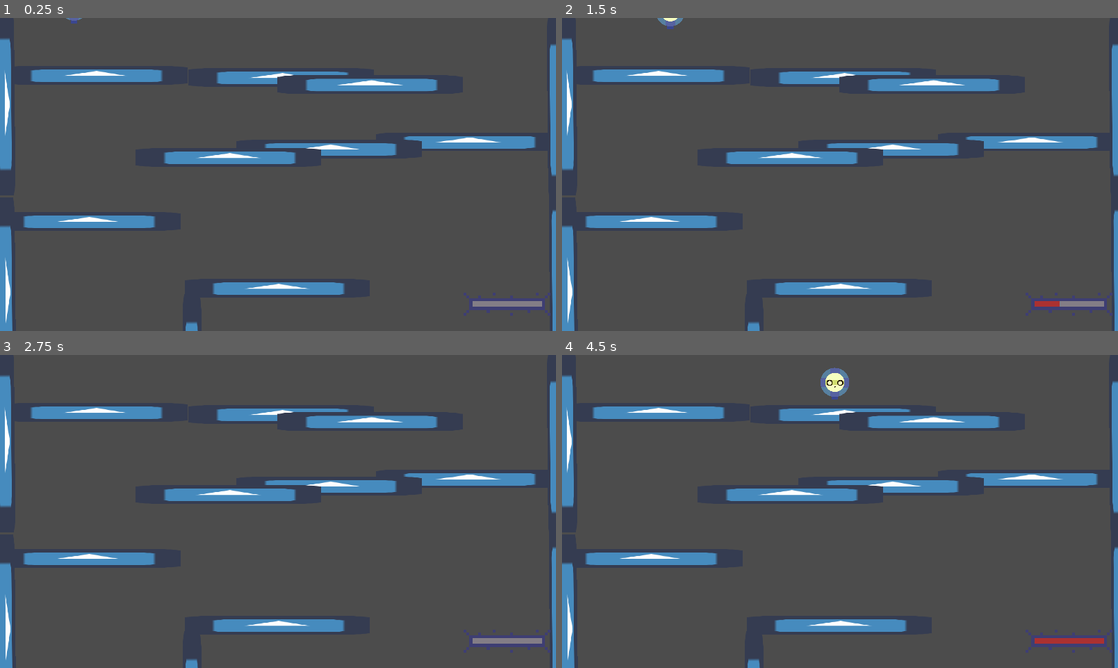
Above: before the commit, frames 1-4 (two rows, left to right).
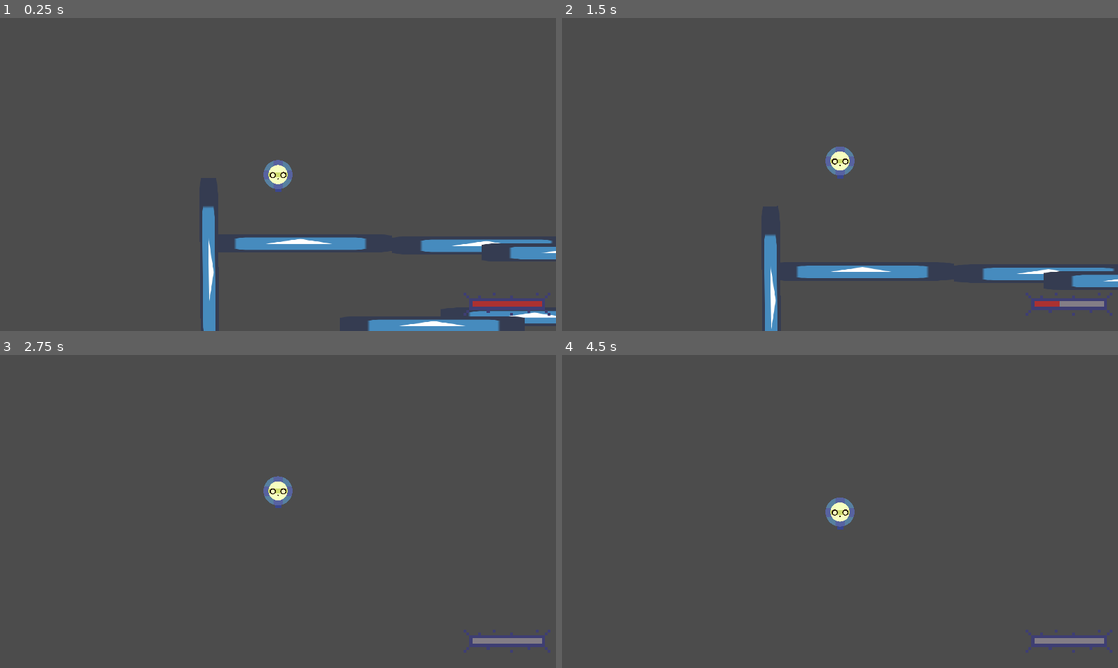
Above: after the commit, the same moments.

Repository: KoshakiDev/GodotWildJam13Mar2021
Game: Godot game, scene res://Levels/DebugLevel.tscn
Same seed, same stepped clock (60 frames per second), same inputs: the game is played once before the commit and once after it. The engine's default icon, where the game draws it, is replaced by a stand-in: a white triangle on a blue panel in a dark square.
Inputs:
- Up to frame 1 (0.25 s): no input
- Up to frame 2 (1.5 s): hold Right (move_right) 0.53-1.28 s; tap Space (use_module_1) at 0.6, 1.35 s; hold Left (move_left) from 1.28 s (still down)
- Up to frame 3 (2.75 s): release Left (move_left) at 2.03 s; hold Right (move_right) from 2.03 s (still down); tap Space (use_module_1) at 2.1 s
- Up to frame 4 (4.5 s): tap Space (use_module_1) at 2.85, 3.6, 4.35 s; release Right (move_right) at 3.53 s; hold Left (move_left) from 3.53 s (still down)

The runs differ from the first frame. In frame 1, 14% of the frame differs, in the area x 0-100%, y 0-100%; in frame 2, 12%; in frame 3, 9.4%; in frame 4, 10%.

Commit message:
weight has higher impact; code cleanup

Diff:
--- a/Entities/Player/Player.gd
+++ b/Entities/Player/Player.gd
@@ -10,20 +10,35 @@
 
 var on_ground: bool = false
 
+
+onready var module_manager := $ModuleManager
+onready var base_weight := weight
+
+
 func _physics_process(delta):
 	if max_linear_velocity.x >= 0:
 		linear_velocity.x = min(linear_velocity.x, max_linear_velocity.x)
 	if max_linear_velocity.y >= 0:
 		linear_velocity.y = min(linear_velocity.y, max_linear_velocity.y)
 
-	var hit_ground := test_motion(Vector2.DOWN * 5)
+	var hit_ground := test_motion(Vector2.DOWN * 1)
 
 	if not on_ground and hit_ground:
 		emit_signal("hit_ground")
 	elif on_ground and not hit_ground:
 		emit_signal("left_ground")
 	on_ground = hit_ground
+	if on_ground:
+		module_manager.refill_energy()
 
 func setup(hud: HUD):
-	$ModuleManager.connect("energy_changed", hud, "update_energy_bar")
-	connect("hit_ground", $ModuleManager, "refill_energy")
+	module_manager.connect("energy_changed", hud, "update_energy_bar")
+	module_manager.connect("registered_module", self, "update_mass")
+	module_manager.connect("removed_module", self, "update_mass")
+
+	connect("hit_ground", module_manager, "refill_energy")
+
+	module_manager.setup()
+
+func update_mass(_module):
+	weight = base_weight + module_manager.accumulated_weight
--- a/Entities/Player/Player.tscn
+++ b/Entities/Player/Player.tscn
@@ -1,9 +1,12 @@
-[gd_scene load_steps=34 format=2]
+[gd_scene load_steps=35 format=2]
 
 [ext_resource path="res://Modules/Head/PlayerHead.tscn" type="PackedScene" id=1]
 [ext_resource path="res://Entities/Player/Player.gd" type="Script" id=2]
 [ext_resource path="res://Modules/ModuleManager.gd" type="Script" id=3]
 [ext_resource path="res://Modules/Thruster/SmallThruster.tscn" type="PackedScene" id=4]
+
+[sub_resource type="PhysicsMaterial" id=30]
+bounce = 0.15
 
 [sub_resource type="AnimationNodeAnimation" id=1]
 animation = "Idle"
@@ -100,6 +103,8 @@
 resource_name = "Walk"
 
 [node name="Player" type="RigidBody2D"]
+mass = 0.75
+physics_material_override = SubResource( 30 )
 script = ExtResource( 2 )
 
 [node name="AnimationTree" type="AnimationTree" parent="."]
@@ -117,8 +122,6 @@
 
 [node name="Camera2D" type="Camera2D" parent="."]
 current = true
-limit_left = 0
-limit_top = 0
 smoothing_enabled = true
 smoothing_speed = 8.0
 
@@ -128,3 +131,6 @@
 [node name="PlayerHead" parent="ModuleManager" instance=ExtResource( 1 )]
 
 [node name="Thruster" parent="ModuleManager" instance=ExtResource( 4 )]
+
+[node name="EnergyRefillTimer" type="Timer" parent="ModuleManager"]
+one_shot = true
--- a/HUD/HUD.gd
+++ b/HUD/HUD.gd
@@ -7,4 +7,3 @@
 
 func update_energy_bar(energy: float, max_energy: float):
 	energy_bar.value = energy / max_energy * 100
-	print("Energy updated: %s / %s" % [energy, max_energy])
--- a/Levels/DebugLevel.gd
+++ b/Levels/DebugLevel.gd
@@ -1,7 +1,7 @@
 extends Node2D
 
 
-onready var hud := $HUD
+onready var hud := $CanvasLayer/HUD
 onready var player := $Player
 
 func _ready():
--- a/Levels/DebugLevel.tscn
+++ b/Levels/DebugLevel.tscn
@@ -59,13 +59,13 @@
 
 [node name="Player" parent="." instance=ExtResource( 2 )]
 position = Vector2( 255.943, -44.3199 )
-mass = 0.5
 gravity_scale = 3.0
 
-[node name="HUD" parent="." instance=ExtResource( 3 )]
+[node name="CanvasLayer" type="CanvasLayer" parent="."]
+
+[node name="HUD" parent="CanvasLayer" instance=ExtResource( 3 )]
 anchor_left = 0.0
 anchor_top = 0.0
 anchor_right = 1.0
 anchor_bottom = 1.0
-margin_right = 1920.0
-margin_bottom = 1080.0
+mouse_filter = 2
--- a/Modules/Head/PlayerHead.gd
+++ b/Modules/Head/PlayerHead.gd
@@ -10,8 +10,8 @@
 
 	var rotate_dir: float = Input.get_action_strength("rotate_right") - Input.get_action_strength("rotate_left")
 
-	owner.applied_force.x = dir * roll_speed
+#	owner.add_force(Vector2.ZERO, Vector2.RIGHT * dir * roll_speed)
 
 	if rotate_dir:
 #		if not owner.test_motion(Vector2.DOWN * 5):
-		owner.angular_velocity = lerp(owner.angular_velocity, rotate_dir * rotation_speed, rotation_accel)
+		owner.angular_velocity = lerp(owner.angular_velocity, rotate_dir * rotation_speed / owner.mass, rotation_accel)
--- a/Modules/Module.gd
+++ b/Modules/Module.gd
@@ -7,10 +7,10 @@
 	Active,
 }
 
-# The mass this module will add to the body
-export var mass: float = 0
+# The weight this module will add to the body
+export var weight: float = 0
 # The amount of energy this module reserves (reduces max_energy of the player).
-export var energey_reserved: float = 0
+export var energy_reserved: float = 0
 # The amount of energy this modules consumes when activated (only for active modules).
 export var energy_consumption: float = 0
 
--- a/Modules/ModuleManager.gd
+++ b/Modules/ModuleManager.gd
@@ -3,13 +3,15 @@
 
 # Emitted whenever the module energy changes.
 signal energy_changed(energy, max_energy)
+signal registered_module(module)
+signal removed_module(module)
 
 
 # Maximum energy.
 export var max_energy := 100
 
-# Mass of all the modules together.
-var accumulated_mass: float
+# weight of all the modules together.
+var accumulated_weight: float
 # Current energy.
 var energy: float
 # Currently reserved (unusable) energy.
@@ -20,7 +22,19 @@
 var use_mapping := {}
 
 
-func _ready() -> void:
+onready var energy_refill_timer := $EnergyRefillTimer
+
+
+func _unhandled_input(event: InputEvent):
+	# Check if any of the use_mapping actions are pressed.
+	for input_action in use_mapping:
+		if event.is_action_pressed(input_action):
+			# Use the module associated with this action.
+			use_module(use_mapping[input_action], event)
+
+
+# Sets up the ModuleManager for use. Needs to be called after the player is ready.
+func setup() -> void:
 	var head: Module = $PlayerHead
 	var thruster: Module = $Thruster
 
@@ -35,43 +49,40 @@
 	# Refill energy initially.
 	refill_energy()
 
-func _unhandled_input(event: InputEvent):
-	# Check if any of the use_mapping actions are pressed.
-	for input_action in use_mapping:
-		if event.is_action_pressed(input_action):
-			# Use the module associated with this action.
-			use_module(use_mapping[input_action], event)
-
-
-# Registers a module to add its mass, reserved energy and add it's input action.
+# Registers a module to add its weight, reserved energy and add it's input action.
 # Automatically subtracts those values when the module is freed (see _on_module_removed)
 func register_module(module: Module, input_action := "") -> void:
 	if input_action != "":
 		use_mapping[input_action] = module
-	accumulated_mass += module.mass
-	energy_reserved += module.energey_reserved
-	module.connect("tree_exited", self, "_on_module_removed", [module.mass, module.energey_reserved, input_action])
+	accumulated_weight += module.weight
+	energy_reserved += module.energy_reserved
+	module.connect("tree_exiting", self, "_on_module_removed", [module, input_action])
+	emit_signal("registered_module", module)
 
-# Is called whenever a module is removed. Changes mass, reserved energy and use_mapping
+# Is called whenever a module is removed. Changes weight, reserved energy and use_mapping
 # to not include that module anymore.
-func _on_module_removed(module_mass: float, module_energy_reserved: float, input_action: String) -> void:
+func _on_module_removed(module: Module, input_action: String) -> void:
 	if use_mapping.has(input_action):
 		use_mapping.erase(input_action)
-	accumulated_mass -= module_mass
-	energy_reserved -= module_energy_reserved
+	accumulated_weight -= module.weight
+	energy_reserved -= module.energy_reserved
+	emit_signal("removed_module", module)
 
 # Refills the energy to the full (or to a percentile of the full energy based on
 # fill_multiplier) fill_multiplier is capped at 1.0.
 func refill_energy(fill_multiplier := 1.0) -> void:
-	fill_multiplier = min(fill_multiplier, 1.0)
-	energy = (max_energy - energy_reserved) * fill_multiplier
-	print("Refilled energy: %s" % energy)
-	emit_signal("energy_changed", energy, max_energy)
+	# Only refill the energy, if the refill cooldown has run out.
+	# TODO: move to call of refill_energy().
+	if energy_refill_timer.is_stopped():
+		fill_multiplier = min(fill_multiplier, 1.0)
+		energy = (max_energy - energy_reserved) * fill_multiplier
+		emit_signal("energy_changed", energy, max_energy)
 
 # Reduces energy by amount and emits energy_changed signal.
 func use_energy(amount: float) -> void:
 	energy -= amount
 	emit_signal("energy_changed", energy, max_energy)
+	energy_refill_timer.start(.2)
 
 # Uses the module if it is an active-type module and there is enough energy
 # for it. Uses up the needed energy.
--- a/Modules/Thruster/SmallThruster.tscn
+++ b/Modules/Thruster/SmallThruster.tscn
@@ -6,8 +6,10 @@
 
 [node name="Thruster" instance=ExtResource( 1 )]
 script = ExtResource( 2 )
+weight = 2.0
 energy_consumption = 30.0
 module_type = 1
+thrust_force = 500
 
 [node name="CollisionShape2D" type="CollisionPolygon2D" parent="CollisionBoxes" index="0"]
 polygon = PoolVector2Array( 12.5, 0, 25, 25, -25, 25, -12.5, 0, 0, 0, 0, 0 )
--- a/project.godot
+++ b/project.godot
@@ -115,6 +115,7 @@
 [physics]
 
 common/enable_pause_aware_picking=true
+2d/default_gravity=120
 
 [rendering]
 
